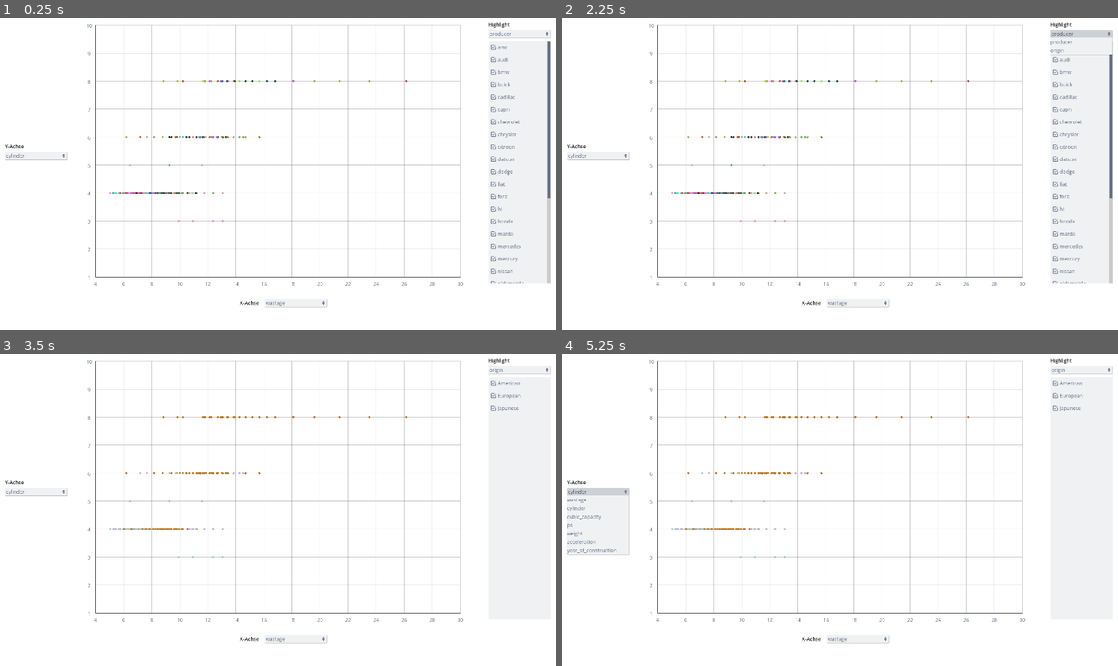
Above: before the commit, frames 1-4 (two rows, left to right).
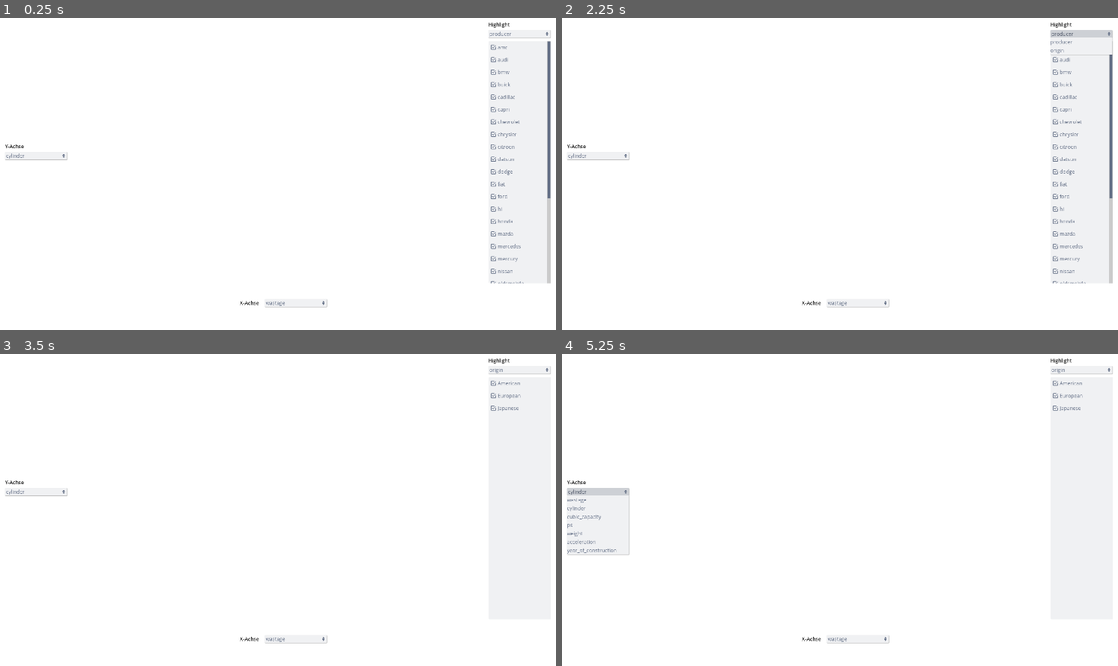
Above: after the commit, the same moments.

Repository: nevs-devs/cars
Game: Godot game, scene res://Main.tscn
The game is run twice, just before and just after one commit, with the same random seed, the same clock (stepped at 60 frames per second) and the same inputs.
Inputs (mouse positions are in pixels of both pictures, inside the frame that each line leads up to):
- Up to frame 1 (0.25 s): no input
- Up to frame 2 (2.25 s): click "wastage" at 0.5 s; click "cylinder" at 1.25 s; click "producer" at 2 s
- Up to frame 3 (3.5 s): click (517, 382) at 2.77 s
- Up to frame 4 (5.25 s): click "origin" at 3.5 s; click "wastage" at 4.25 s; click "cylinder" at 5 s

The runs differ from the first frame. In frame 1, 2.0% of the frame differs, in the area x 15-84%, y 1-86%; in frame 2, 2.0%; in frame 3, 2.0%; in frame 4, 2.0%.

Commit message:
optimized refresh all/none

Diff:
--- a/Main.gd
+++ b/Main.gd
@@ -11,6 +11,7 @@
 var select_id = 0
 var selection_toggles = []
 var selections = []
+var enable_refresh = true
 
 var LIMITS = {
 	'wastage': [4.0, 30.0, 2.0, 1],
@@ -76,6 +77,8 @@
 	refresh_chart()
 
 func refresh_chart():
+	if enable_refresh:
+		return
 	var data = []
 	var x_option = AxisOptions[x_id]
 	var y_option = AxisOptions[y_id]
@@ -120,12 +123,18 @@
 		n.queue_free()
 
 func select_all():
+	enable_refresh = false
 	for child in $ScrollContainer/VBoxContainer.get_children():
 		$ScrollContainer/VBoxContainer.get_child(child).set_checked(true)
+	enable_refresh = true
+	refresh_chart()
 
 func select_none():
+	enable_refresh = false
 	for child in $ScrollContainer/VBoxContainer.get_children():
 		child.set_checked(false)
+	enable_refresh = true
+	refresh_chart()
 
 func refresh_select():
 	$SelectButton.text = SelectOptions[select_id]
